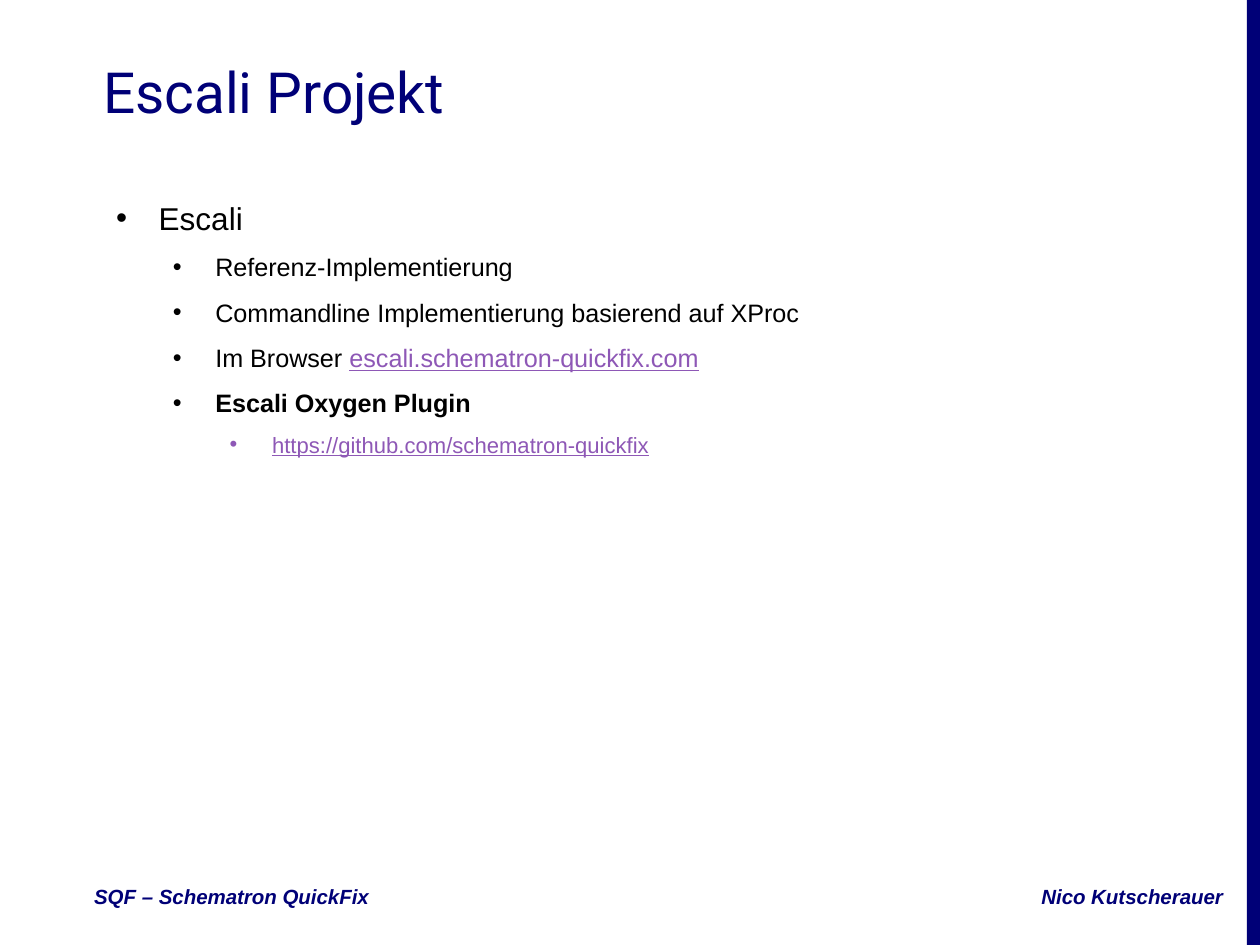
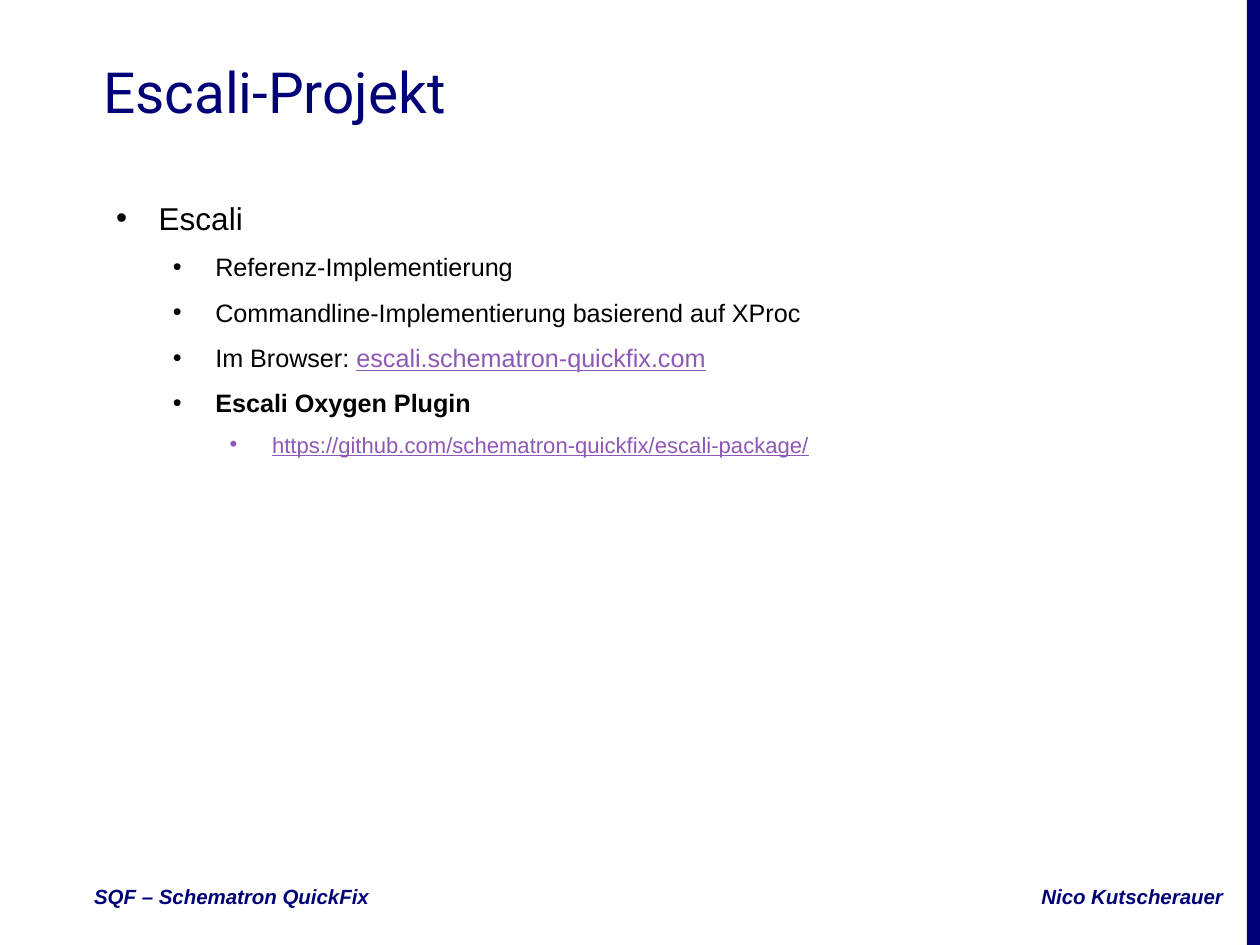
Before and after one commit to nkutsche/SchematronQuickFix-2017-11-17, a slide deck: slide 6 of SQF-Escali.pptx. Drawn at 1260x945 pixels with LibreOffice and Linux fonts; fonts in the diff are those of the drawing; background and template pictures are left out. Boxes give left, top, right and bottom in pixels: in the first picture for what was removed or moved away, otherwise in the second. Text is boxed around its words. In the diff, an @@ line names an element or a change of style, - is before the commit and + after.

```diff
--- a/SQF-Escali.pptx
+++ b/SQF-Escali.pptx
@@ title at bbox=[103, 70, 446, 125]: text changed @@
-Escali Projekt
+Escali-Projekt
@@ subtitle at bbox=[215, 303, 800, 372]: text changed @@
-  • Commandline Implementierung basierend auf XProc
-  • Im Browser escali.schematron-quickfix.com
+  • Commandline-Implementierung basierend auf XProc
+  • Im Browser: escali.schematron-quickfix.com
@@ subtitle at bbox=[272, 437, 808, 458]: text changed @@
-    • https://github.com/schematron-quickfix
+    • https://github.com/schematron-quickfix/escali-package/
```
Also in this commit, not shown: 14 other slides changed, 2 other files.
